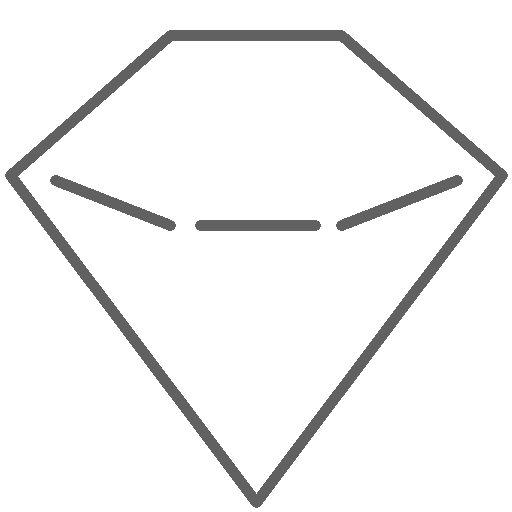
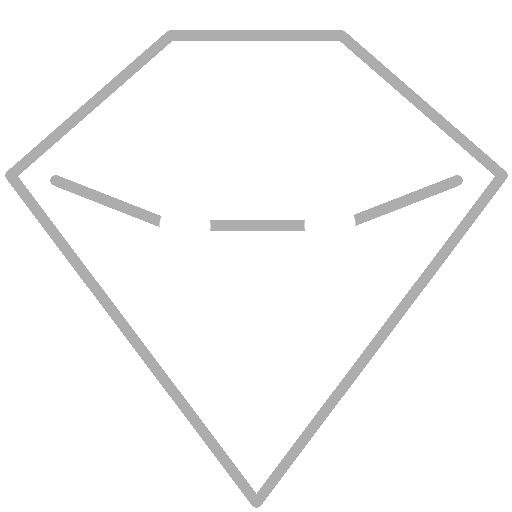
Before/after of a (512, 512) layered artwork. What changed in the layer stack:
painted on "Layer #2" over [5, 30, 508, 508]
